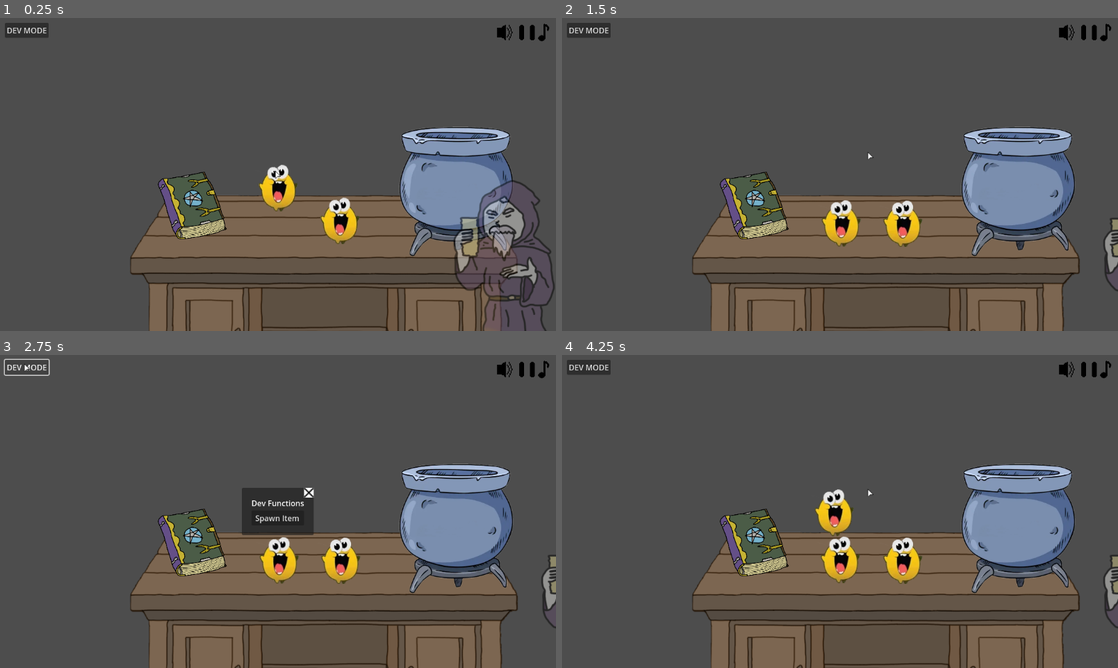
Above: before the commit, frames 1-4 (two rows, left to right).
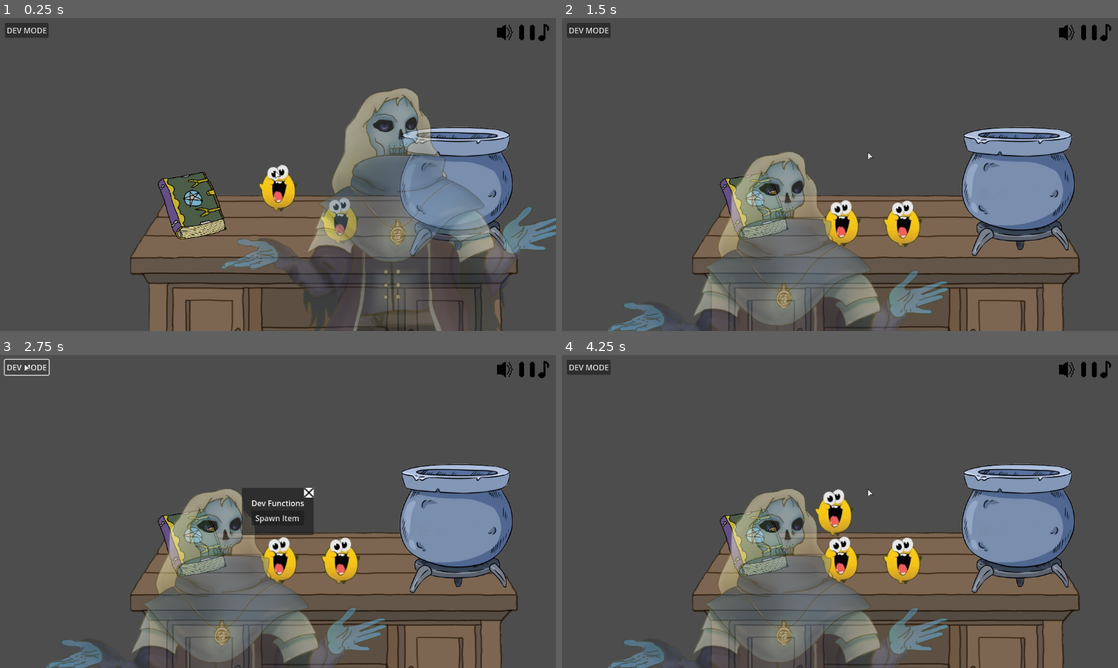
Above: after the commit, the same moments.

Repository: SanchotEm/intern_of_alchemist
Game: Godot game, scene res://Base/main.tscn
Same seed, same stepped clock (60 frames per second), same inputs: the game is played once before the commit and once after it.
Inputs (mouse positions are in pixels of both pictures, inside the frame that each line leads up to):
- Up to frame 1 (0.25 s): no input
- Up to frame 2 (1.5 s): click "DEV MODE" at 0.5 s; click (873, 155) at 1.25 s
- Up to frame 3 (2.75 s): click "DEV MODE" at 2 s
- Up to frame 4 (4.25 s): click "Spawn Item" at 2.75 s; click (873, 492) at 3.5 s

The runs differ from the first frame. In frame 1, 15% of the frame differs, in the area x 39-100%, y 22-100%; in frame 2, 12%; in frame 3, 12%; in frame 4, 12%.

Commit message:
more stats, new ghost
weee

Diff:
--- a/Base/Grimoire/grimoire.gd
+++ b/Base/Grimoire/grimoire.gd
@@ -29,7 +29,8 @@
 			_cancel_hold()
 			if hold_time < MINIMUM_HOLD_TIME:
 				print("Emitting click (short hold)")
-				SignalBus.emit_signal("grimoire_clicked")
+				SignalBus.emit_signal("grimoire_opened")
+				SignalBus.emit_signal("stat_incremented", "grimoire_opened", 1)
 		State.DRAGGING:
 			print("Drag ended")
 			current_state = State.IDLE
@@ -52,6 +53,7 @@
 		print("Hold completed (", hold_time, "s), starting drag")
 		current_state = State.DRAGGING
 		hold_progress_bar.visible = false
+		SignalBus.emit_signal("stat_incremented", "grimoire_moved", 1)
 
 func _on_hold_area_mouse_exited() -> void:
 	if current_state == State.HOLDING:
--- a/Base/Mentor/mentor.tscn
+++ b/Base/Mentor/mentor.tscn
@@ -1,7 +1,7 @@
 [gd_scene load_steps=7 format=3 uid="uid://f8d15v2cndw1"]
 
+[ext_resource type="Texture2D" uid="uid://bam88ycvtrhka" path="res://Resources/WizardGhost/wizard character.png" id="2_7cqvm"]
 [ext_resource type="Script" uid="uid://d3pc2mfqxq2qq" path="res://Base/Mentor/mentor.gd" id="2_37jcg"]
-[ext_resource type="Texture2D" uid="uid://b4m38e4rgnnyp" path="res://Resources/Placeholders/Mentor-Placeholder.webp" id="3_7cqvm"]
 
 [sub_resource type="RectangleShape2D" id="RectangleShape2D_37jcg"]
 size = Vector2(138.5, 247)
@@ -39,6 +39,6 @@
 shape = SubResource("RectangleShape2D_7cqvm")
 
 [node name="Sprite" type="Sprite2D" parent="."]
-texture = ExtResource("3_7cqvm")
+texture = ExtResource("2_7cqvm")
 
 [connection signal="input_event" from="Area2D" to="." method="_on_area_2d_input_event"]
--- a/Singletons/SignalBus.gd
+++ b/Singletons/SignalBus.gd
@@ -2,7 +2,7 @@
 extends Node
 
 # --- UI Signals ---
-signal grimoire_clicked
+signal grimoire_opened
 signal dev_mode_visibility_changed(is_visible: bool)
 signal grimoire_recipe_selected(current_recipe_id: String)
 
@@ -17,3 +17,6 @@
 
 # Signal for events that might unlock an achievement, simply pass an event id
 signal achievement_triggered(event_id: String)
+
+# Misc. other signals
+signal grimoire_moved
--- a/Singletons/StatTracking.gd
+++ b/Singletons/StatTracking.gd
@@ -5,6 +5,8 @@
 # Add the new stat here
 var _stats: Dictionary = {
 	"items_picked_up": 0,
+	"grimoire_opened": 0,
+	"grimoire_moved":0,
 }
 func _ready() -> void:
 	SignalBus.stat_incremented.connect(increment_stat)
--- a/UI/ScrollUI.gd
+++ b/UI/ScrollUI.gd
@@ -21,7 +21,7 @@
 var total_pages: int = 0
 
 func _ready() -> void:
-	SignalBus.grimoire_clicked.connect(_on_grimoire_clicked)
+	SignalBus.grimoire_opened.connect(_on_grimoire_opened)
 	x_button.pressed.connect(_on_x_button_pressed)
 	right_button.pressed.connect(_on_right_button_pressed)
 	left_button.pressed.connect(_on_left_button_pressed)
@@ -84,7 +84,7 @@
 	current_page_index = (current_page_index - 1 + total_pages) % total_pages
 	_update_page_display()
 
-func _on_grimoire_clicked() -> void:
+func _on_grimoire_opened() -> void:
 	recipe_pages = Interface.recipes.values()
 	total_pages = recipe_pages.size() + 1
 	current_page_index = 0
Not shown: 2 places in Base/main.tscn that only renumber resources
Binary file added: Resources/WizardGhost/wizard character.png
Not shown, added: Resources/WizardGhost/wizard character.png.import
